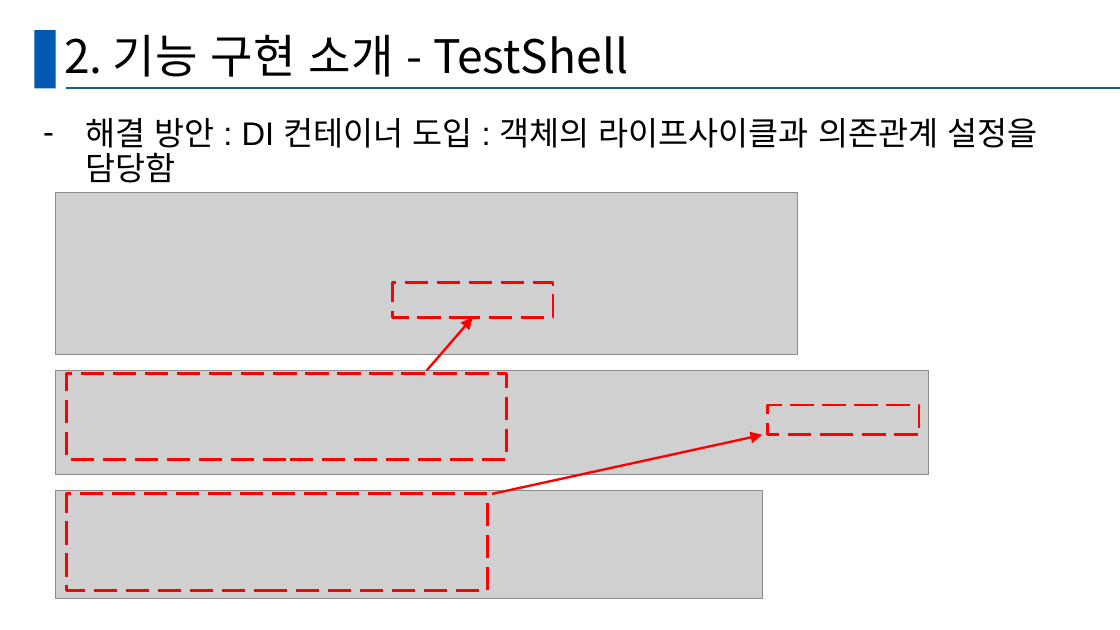
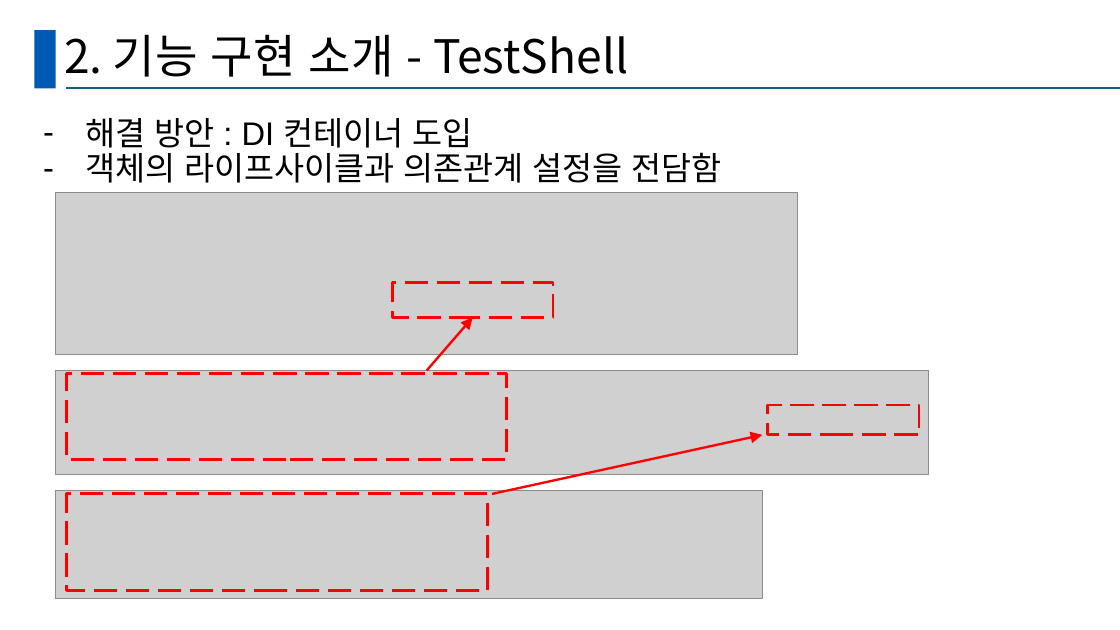
Before and after one commit to GanghyunLee/deep-dive-ssd, a slide deck: slide 18 of D조_DeepDive.pptx (slide 28 before the commit). Drawn at 1120x630 pixels with LibreOffice and Linux fonts; fonts in the diff are those of the drawing; grey boxes stand for pictures. Boxes give left, top, right and bottom in pixels: in the first picture for what was removed or moved away, otherwise in the second. Text is boxed around its words. In the diff, an @@ line names an element or a change of style, - is before the commit and + after.

```diff
--- a/D조_DeepDive.pptx
+++ b/D조_DeepDive.pptx
@@ text at bbox=[85, 118, 722, 183]: text changed @@
-– 해결 방안 : DI 컨테이너 도입 : 객체의 라이프사이클과 의존관계 설정을 담당함
+– 해결 방안 : DI 컨테이너 도입
+– 객체의 라이프사이클과 의존관계 설정을 전담함
```
Also in this commit, not shown: 9 other slides changed, 4 slides added, 1 slide removed.
